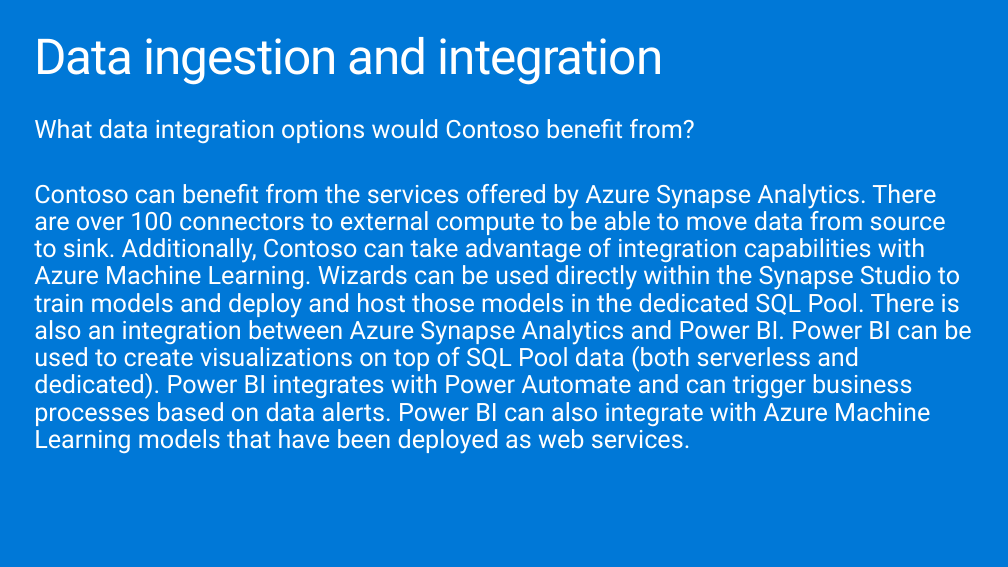
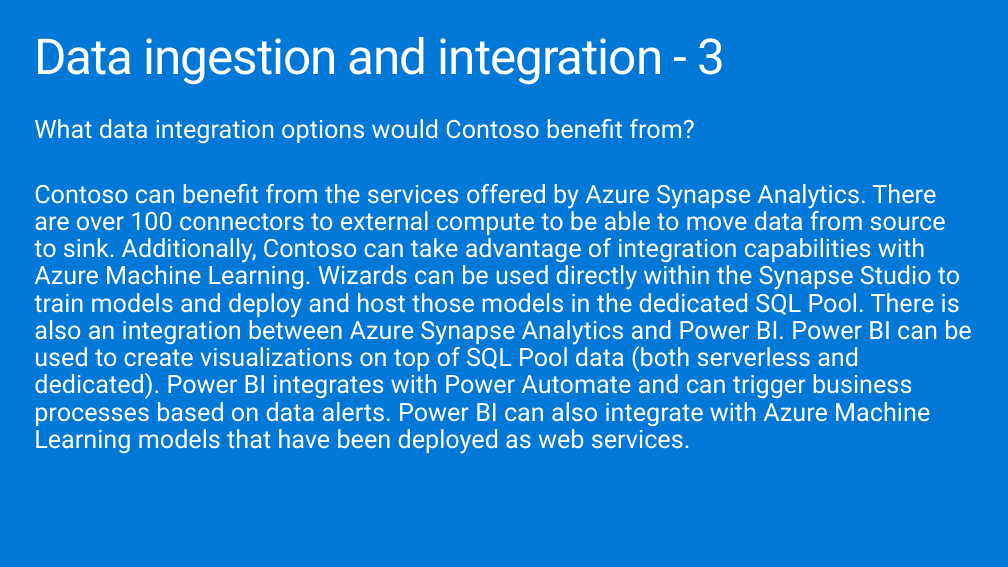
Before and after one commit to technofocus-pte/SAP-plus-extend-and-innovate-with-Data-and-AI, a slide deck: slide 18 of Whiteboard design session/WDS trainer presentation - SAP plus extend and innovate with Data and AI.pptx. Drawn at 1008x567 pixels with LibreOffice and Linux fonts; fonts in the diff are those of the drawing. Boxes give left, top, right and bottom in pixels: in the first picture for what was removed or moved away, otherwise in the second. Text is boxed around its words. In the diff, an @@ line names an element or a change of style, - is before the commit and + after.

```diff
--- a/Whiteboard design session/WDS trainer presentation - SAP plus extend and innovate with Data and AI.pptx
+++ b/Whiteboard design session/WDS trainer presentation - SAP plus extend and innovate with Data and AI.pptx
@@ title at box(34, 37, 725, 85): text changed @@
-Data ingestion and integration
+Data ingestion and integration - 3
```
Also in this commit, not shown: 11 other slides changed, 18 other files.
